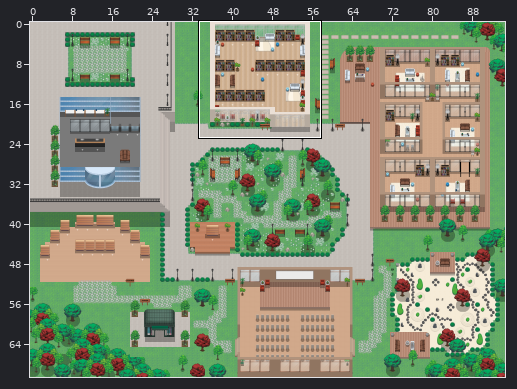
A Tiled map (JSON) gets an edit: v2-wa-st-gobain.tmj. The picture above shows the old version from afar; the outline marks the close-up.
Close-up. As it was:
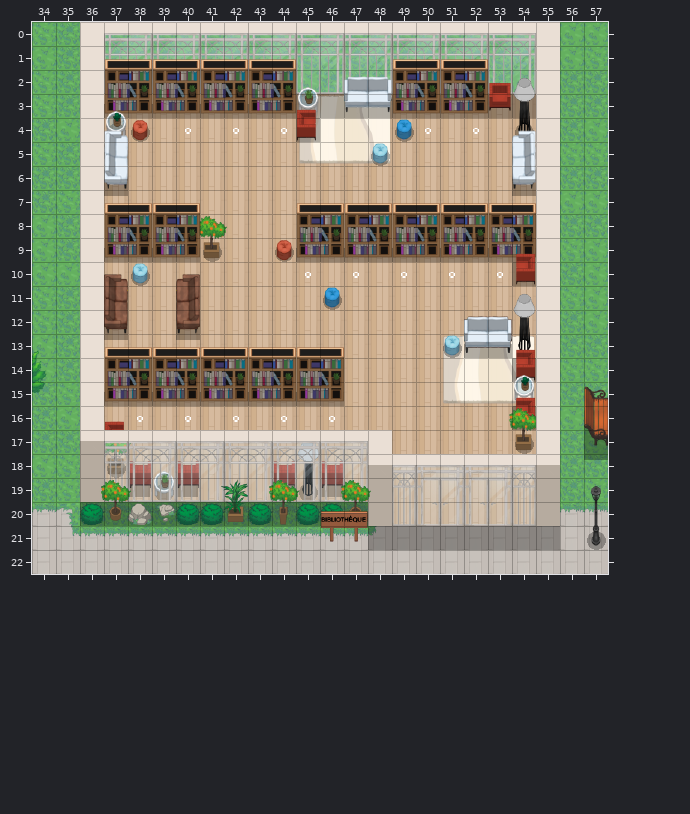
Cells are 32x32 px. Shown: x 34..57, y 0..22. The commit also changed other parts of the map, which this record leaves out.
Now the later version:
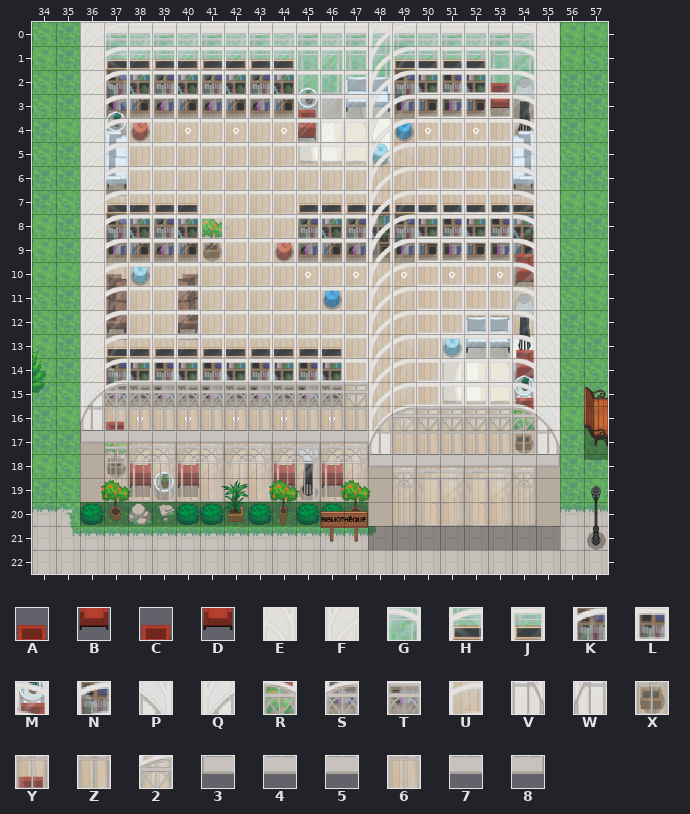
Key: from "Chunk 1": A 233, B 244; from "Chunk 2": C 1, D 12; from "Chunk 5": E 32, F 32 flipped left-right, G 33, H 33 flipped left-right, J 34, K 40, L 41, M 56, N 56 flipped left-right, P 57, Q 57 flipped left-right, R 58, S 58 flipped left-right, T 59, U 60, V 61, W 61 flipped left-right, X 62, Y 62 flipped left-right, Z 63, 2 64, 3 65, 4 66, 5 67, 6 68, 7 69, 8 70.
_ is an empty cell.
Tiles of an added or newly shown layer are drawn over the layers below it.
See-through tiles are keyed as they look on the map.
Change:
Layer "furniture/furniture1":
y 2: x 53 A -> C
y 3: x 53 B -> D
Layer "Roof/Roof1" (now shown):
y 0: x 36..55 ____________________ -> FHJJJJJJJJJJFHJJJJGE
y 1..4: x 36..55 ____________________ -> FHJJJJJJJJJJFKLLLLGE
y 5: x 36..55 ____________________ -> FHJJJJJJJJJJFHJJJJGE
y 6..8: x 36..55 ____________________ -> FHJJJJJJJJJJFKLLLLGE
y 9..12: x 36..55 ____________________ -> FKJJJJJJJJJJFKLLLLGE
y 13: x 36..55 ____________________ -> FKJJJJJJJJJJFHJJJJGE
y 14: x 36..55 ____________________ -> FNLLLLLLLLLLFKLLLLGE
y 15: x 36..55 ____________________ -> QSTTTTTTTTTTFULLLLME
y 16: x 36..55 ____________________ -> WYZZZZZZZZZZQ2TTTTRP
y 17: x 36..55 ____________________ -> 345555555555W6ZZZZXV
y 18: x 48..55 ________ -> 34555578
Boxes around the changes in both close-ups, in picture pixels (x1, y1, x2, y2):
changed: (80, 22, 560, 468)
